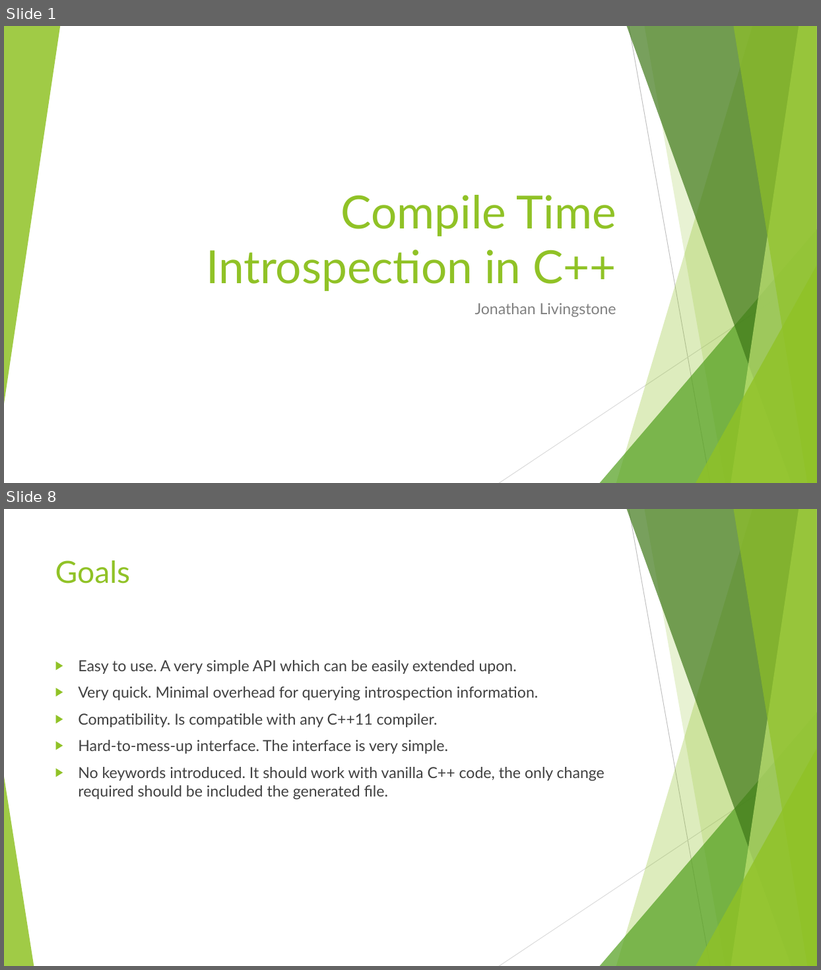
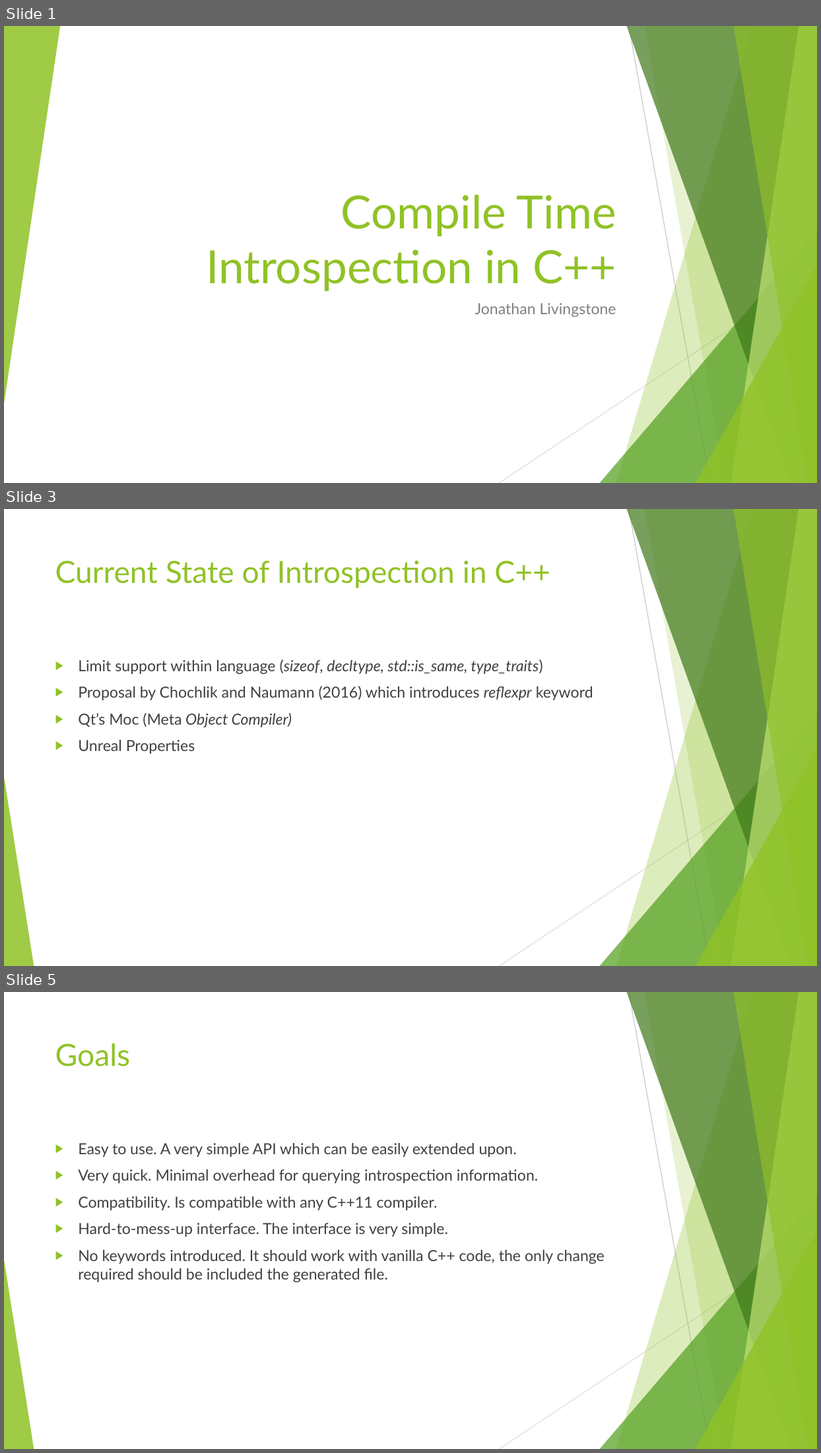
Before and after one commit to CaptainSeagull/Preprocessor-Honours, a slide deck: presentation.pptx. Shown one above the other, each under a label of ours: slides 1 and 8 before the commit, slides 1, 3 and 5 after it; the slides between them are not shown. The pictures are 821x970 and 821x1453 pixels, drawn with LibreOffice and Linux fonts; fonts in the diff are those of the drawing. Boxes give left, top, right and bottom in pixels: in the first picture for what was removed or moved away, otherwise in the second. Text is boxed around its words. In the diff, an @@ line names an element or a change of style, - is before the commit and + after.

```diff
--- a/presentation.pptx
+++ b/presentation.pptx
@@ slide 3 added at (x1=4, y1=509, x2=817, y2=966), background #FFFFFF; not listed: 10 template elements that a slide beside it also shows @@
@@ title added at (x1=55, y1=560, x2=550, y2=588), 36 pt, text #90C226 @@
+Current State of Introspection in C++
@@ text added at (x1=78, y1=659, x2=593, y2=754), 18 pt, text #404040 @@
+▶ Limit support within language (sizeof, decltype, std::is_same, type_traits)
+▶ Proposal by Chochlik and Naumann (2016) which introduces reflexpr keyword
+▶ Qt’s Moc (Meta Object Compiler)
+▶ Unreal Properties
@@ what was slide 8 is now slide 5 @@
```
Also in this commit, not shown: 5 slides changed, 5 slides removed.
